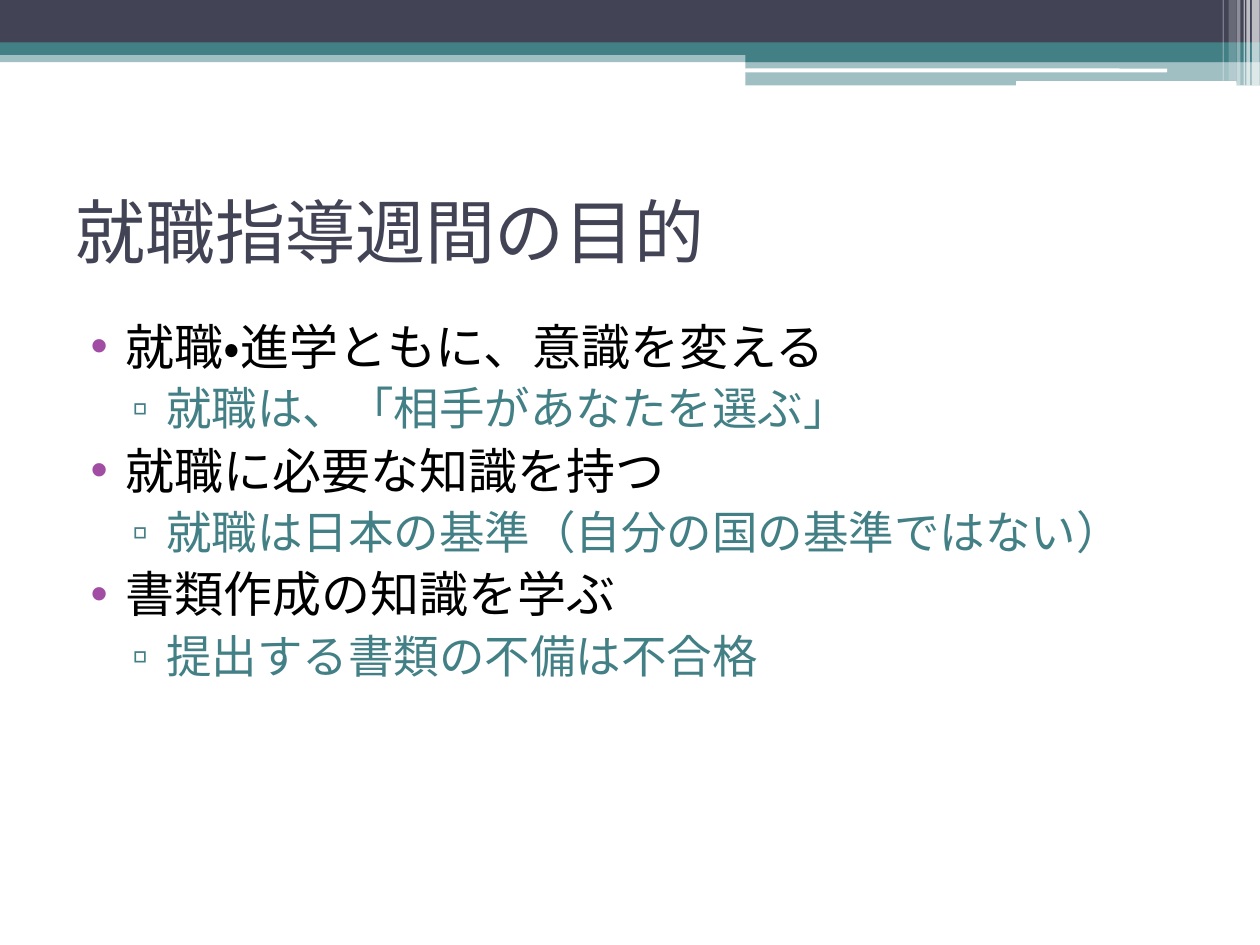
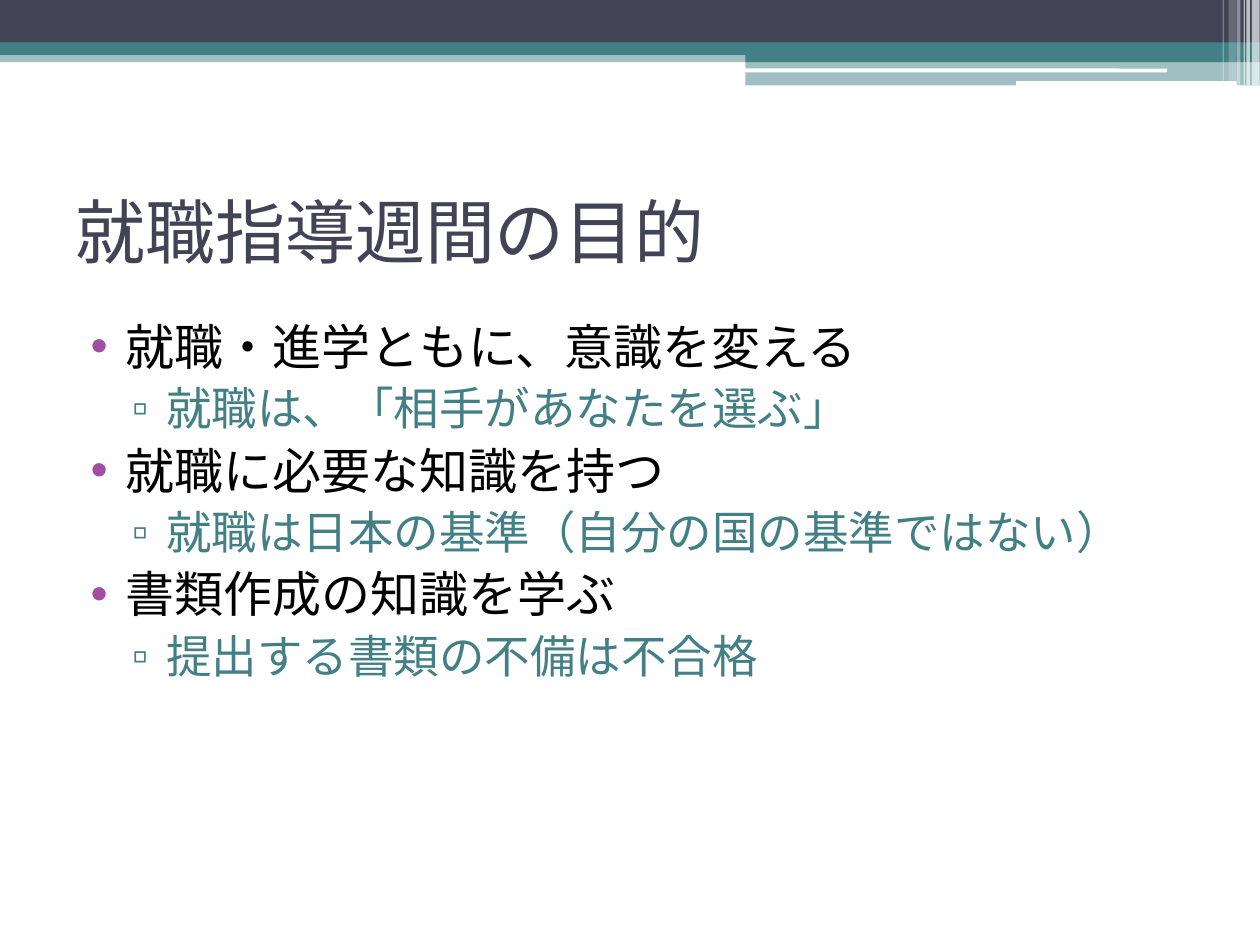
Before and after one commit to YoshihiroUEDA/shushoku, a slide deck: slide 4 of 就職指導週間（大橋校講義用PP）.pptx. Drawn at 1260x945 pixels with LibreOffice and Linux fonts; fonts in the diff are those of the drawing. Boxes give left, top, right and bottom in pixels: in the first picture for what was removed or moved away, otherwise in the second. Text is boxed around its words. In the diff, an @@ line names an element or a change of style, - is before the commit and + after.

```diff
--- a/就職指導週間（大橋校講義用PP）.pptx
+++ b/就職指導週間（大橋校講義用PP）.pptx
@@ text "就職・進学ともに、意識を変える" at (x1=126, y1=323, x2=1122, y2=677): font Cambria to Noto Sans CJK JP @@
```
Also in this commit, not shown: 25 other slides changed, 8 other files.
